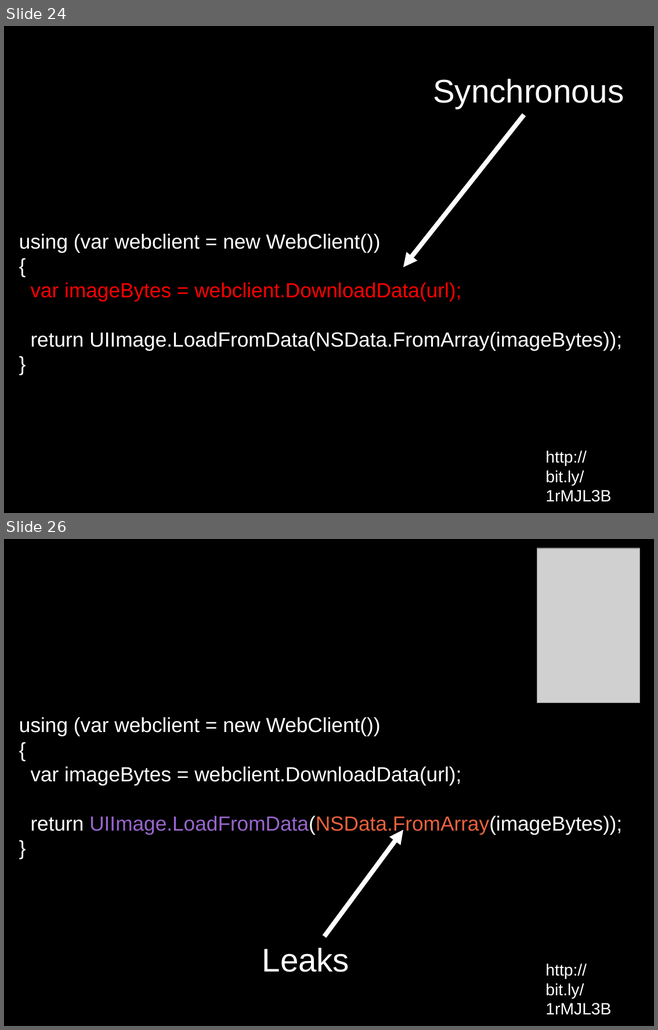
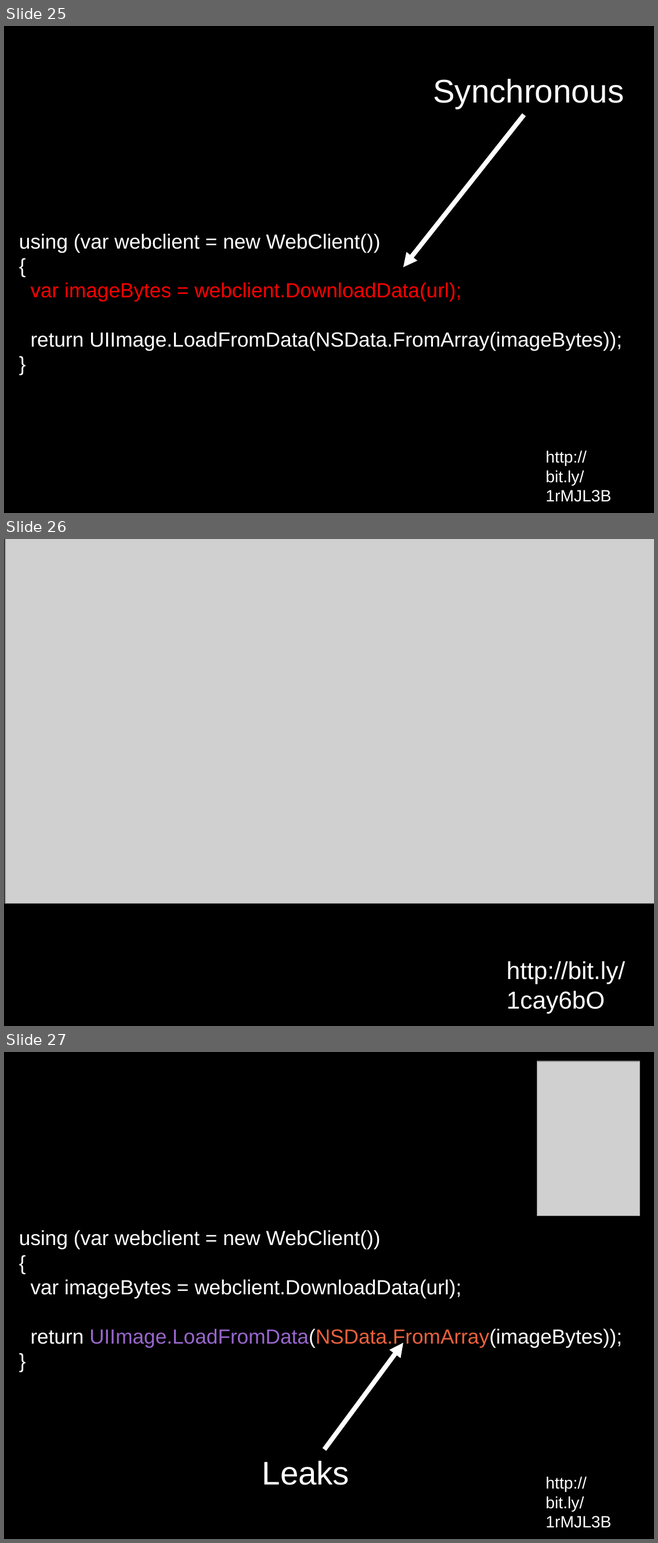
Before and after one commit to dodikk/xamarin-intro-slides, a slide deck: XamarinIntro.odp. Shown one above the other, each under a label of ours: slides 24 and 26 before the commit, slides 25, 26 and 27 after it; the slides between them are not shown. The pictures are 658x1030 and 658x1543 pixels, drawn with LibreOffice and Linux fonts; fonts in the diff are those of the drawing; grey boxes stand for pictures. Boxes give left, top, right and bottom in pixels: in the first picture for what was removed or moved away, otherwise in the second. Text is boxed around its words. In the diff, an @@ line names an element or a change of style, - is before the commit and + after.

```diff
--- a/XamarinIntro.odp
+++ b/XamarinIntro.odp
@@ slide 26 added at (4, 539, 654, 1026), background #000000 @@
@@ picture added at (5, 539, 654, 903) @@
@@ text added at (506, 961, 625, 1013), 30 pt, text #FFFFFF @@
+http://bit.ly/1cay6bO
@@ what was slide 24 is now slide 25 @@
@@ what was slide 26 is now slide 27 @@
```
Also in this commit, not shown: 2 other slides added, 1 slide removed, 3 other files.
